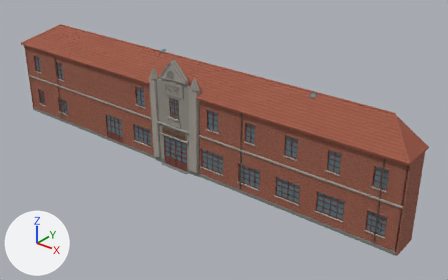
The glTF model projects/shanghai/assets/models/candidates/huangpu-puyutang-museum-south-front/huangpu-puyutang-museum-south-front-lod.glb, before and after one commit.
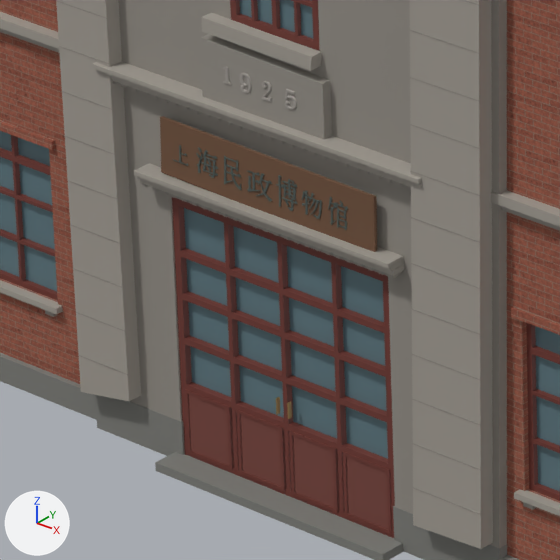
There are two pictures of each version: one whole from a 50 mm lens placed at (38.6, -40.5, 30.0), pointed at (3.8, 3.0, 3.0), one close up on the part from 32% to 46% of the width and 41% to 62% of the height. Every picture has the same lights, and +X, +Y and +Z are marked at lower left. The first two pictures are the older version.

In view in the first close-up: '普育堂旧址一号楼南立面与1925年门厅'.
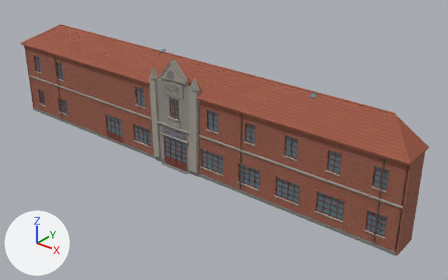
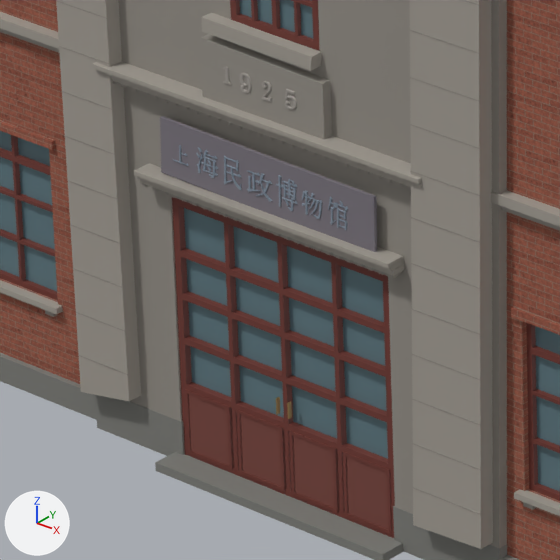
Where the change shows, as pixel boxes [x1, y1, x2, y2] in the close-ups (560 x 560 px):
'普育堂旧址一号楼南立面与1925年门厅', recoloured (brown to grey): [157, 114, 380, 255] in both

The change, as a list of edits to the scene's bpy script:
```text
Change mat_brown_board_behind_museum_sign:
    mat_brown_board_behind_museum_sign.base_color: (0.17, 0.086, 0.046) -> (0.2, 0.18, 0.21)  # brown #73533d -> grey #7c767e
Change mat_patinated_metal_museum_lettering:
    mat_patinated_metal_museum_lettering.base_color: (0.11, 0.14, 0.13) -> (0.25, 0.31, 0.38)  # dark grey #5d6965 -> greyish blue #8997a6
```
